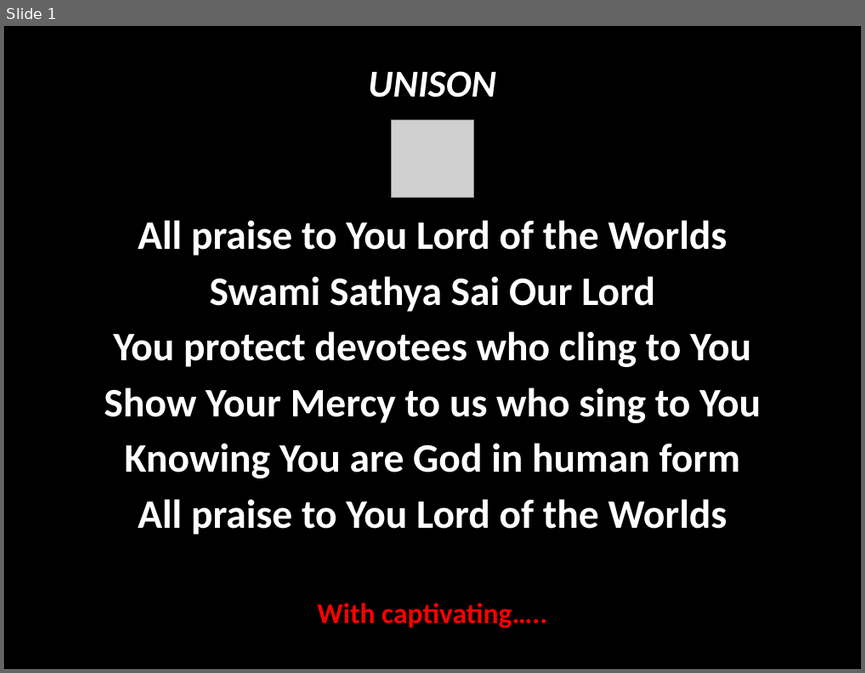
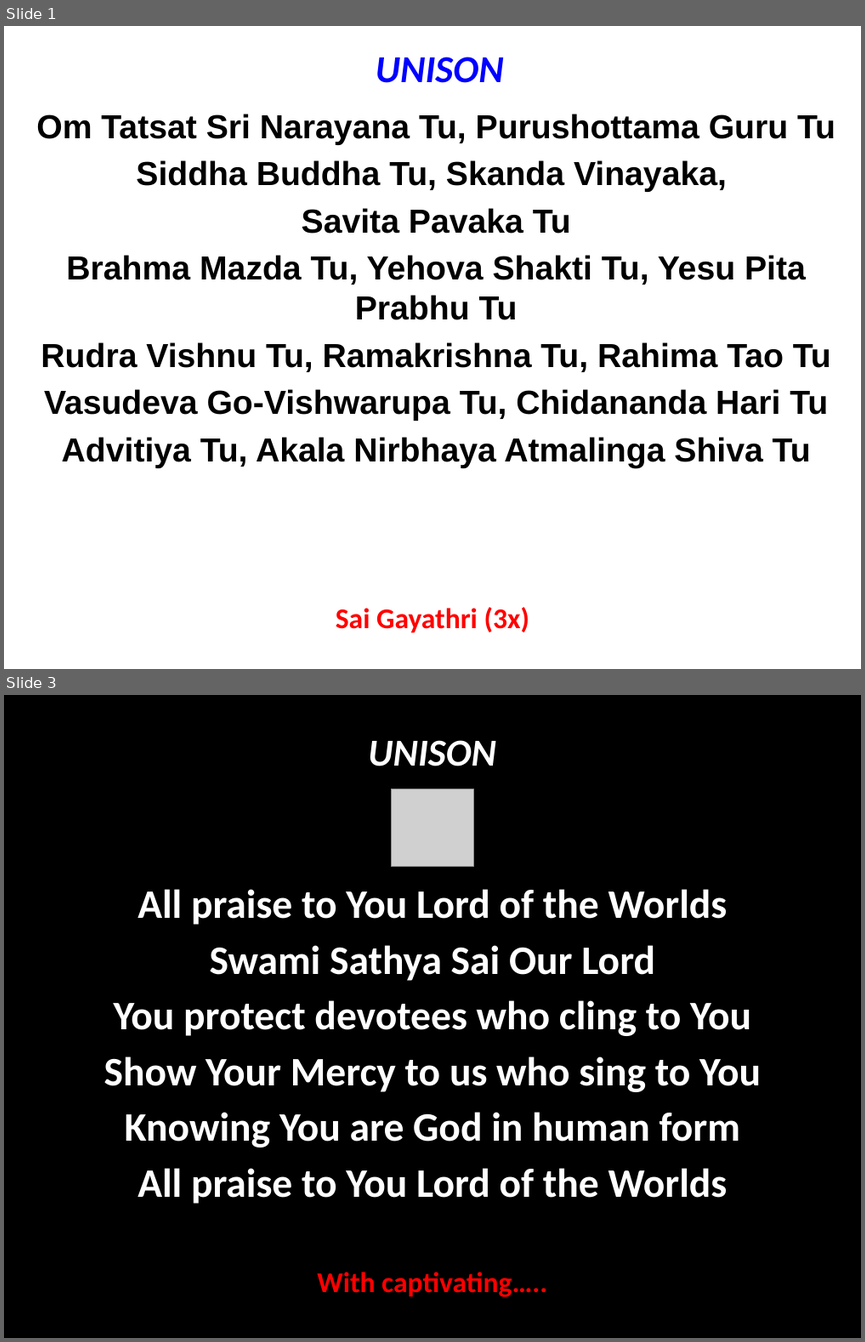
Before and after one commit to rkanadam/saibhajanmaker, a slide deck: WebContent/WEB-INF/suffix.pptx. Shown one above the other, each under a label of ours: slide 1 before the commit, slides 1 and 3 after it; the slides between them are not shown. The pictures are 865x673 and 865x1342 pixels, drawn with LibreOffice and Linux fonts; fonts in the diff are those of the drawing; grey boxes stand for pictures. Boxes give left, top, right and bottom in pixels: in the first picture for what was removed or moved away, otherwise in the second. Text is boxed around its words. In the diff, an @@ line names an element or a change of style, - is before the commit and + after.

```diff
--- a/WebContent/WEB-INF/suffix.pptx
+++ b/WebContent/WEB-INF/suffix.pptx
@@ slide 1 added at (x1=4, y1=26, x2=861, y2=669), background #FFFFFF @@
@@ text added at (x1=375, y1=57, x2=504, y2=83), 32 pt, text #0000FF, bold, italic @@
+UNISON
@@ text added at (x1=36, y1=114, x2=835, y2=468), 28 pt, text #000000, bold @@
+Om Tatsat Sri Narayana Tu, Purushottama Guru Tu
+Siddha Buddha Tu, Skanda Vinayaka,
+Savita Pavaka Tu
+Brahma Mazda Tu, Yehova Shakti Tu, Yesu Pita Prabhu Tu
+Rudra Vishnu Tu, Ramakrishna Tu, Rahima Tao Tu
+Vasudeva Go-Vishwarupa Tu, Chidananda Hari Tu
+Advitiya Tu, Akala Nirbhaya Atmalinga Shiva Tu
@@ text added at (x1=336, y1=607, x2=529, y2=633), 24 pt, text #FF0000, bold @@
+Sai Gayathri (3x)
@@ what was slide 1 is now slide 3 @@
```
Also in this commit, not shown: 9 slides changed, 4 other slides added, 3 slides removed.
